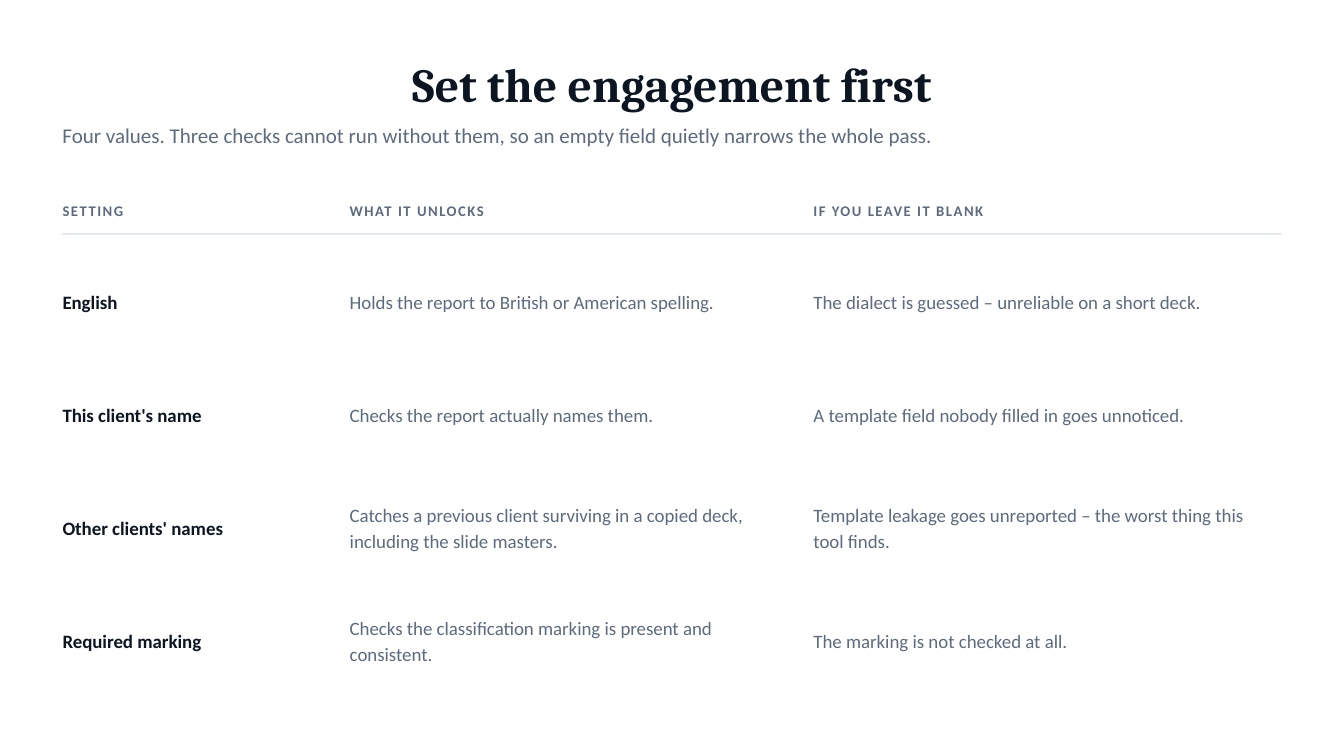
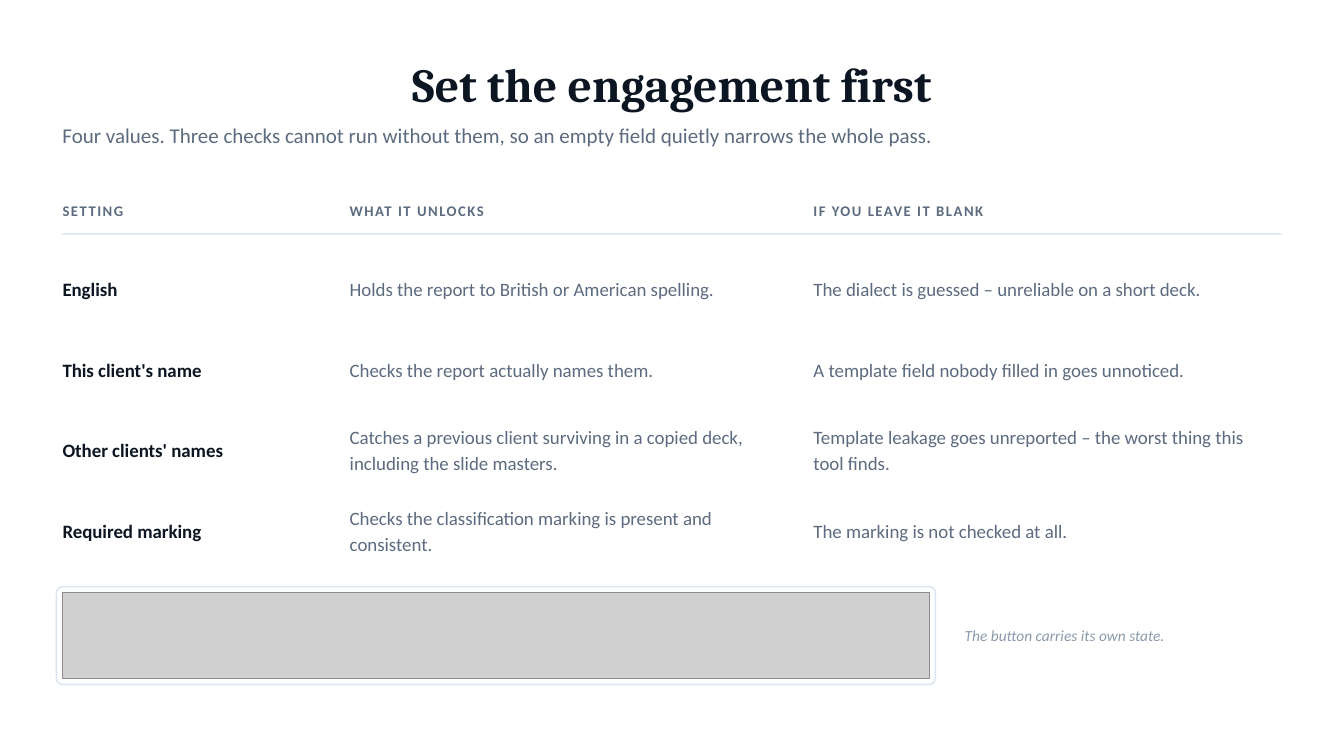
Before and after one commit to CyberNarwal/levelblue-scorecard, a slide deck: slide 4 of Report QA - team walkthrough.pptx. Drawn at 1344x756 pixels with LibreOffice and Linux fonts; fonts in the diff are those of the drawing; grey boxes stand for pictures. Boxes give left, top, right and bottom in pixels: in the first picture for what was removed or moved away, otherwise in the second. Text is boxed around its words. In the diff, an @@ line names an element or a change of style, - is before the commit and + after.

```diff
--- a/Report QA - team walkthrough.pptx
+++ b/Report QA - team walkthrough.pptx
@@ text "English": place and size @@
-text "English" at (63, 295, 118, 312)
+text "English" at (63, 282, 118, 299)
@@ text "Holds the report to British ...": place and size @@
-text "Holds the report to British ..." at (350, 296, 714, 312)
+text "Holds the report to British ..." at (350, 283, 714, 299)
@@ text "The dialect is guessed – ...": place and size @@
-text "The dialect is guessed – ..." at (813, 296, 1200, 312)
+text "The dialect is guessed – ..." at (813, 283, 1200, 299)
@@ text "This client's name": place and size @@
-text "This client's name" at (63, 408, 201, 422)
+text "This client's name" at (63, 363, 201, 377)
@@ text "Checks the report actually names ...": place and size @@
-text "Checks the report actually names ..." at (350, 409, 653, 425)
+text "Checks the report actually names ..." at (350, 364, 653, 380)
@@ text "A template field nobody filled ...": place and size @@
-text "A template field nobody filled ..." at (813, 409, 1184, 425)
+text "A template field nobody filled ..." at (813, 364, 1184, 380)
@@ text "Other clients' names": place and size @@
-text "Other clients' names" at (63, 521, 223, 535)
+text "Other clients' names" at (63, 443, 223, 457)
@@ text "Catches a previous client surviving ...": place and size @@
-text "Catches a previous client surviving ..." at (350, 509, 742, 551)
+text "Catches a previous client surviving ..." at (350, 431, 742, 473)
@@ text "Template leakage goes unreported – ...": place and size @@
-text "Template leakage goes unreported – ..." at (813, 509, 1243, 548)
+text "Template leakage goes unreported – ..." at (813, 431, 1243, 470)
@@ text "Required marking": place and size @@
-text "Required marking" at (63, 634, 201, 652)
+text "Required marking" at (63, 524, 201, 542)
@@ text "Checks the classification marking is ...": place and size @@
-text "Checks the classification marking is ..." at (350, 622, 712, 661)
+text "Checks the classification marking is ..." at (350, 512, 712, 551)
@@ text "The marking is not checked ...": place and size @@
-text "The marking is not checked ..." at (813, 635, 1067, 651)
+text "The marking is not checked ..." at (813, 525, 1067, 541)
@@ rounded rectangle added at (56, 587, 936, 685), fill #FFFFFF, outline #DCE4EF 1 pt @@
@@ picture added at (63, 593, 930, 679) @@
@@ text added at (965, 630, 1164, 641), 11 pt, text #8A9AAC, italic @@
+The button carries its own state.
```
Also in this commit, not shown: 5 other slides changed, 12 other files.
